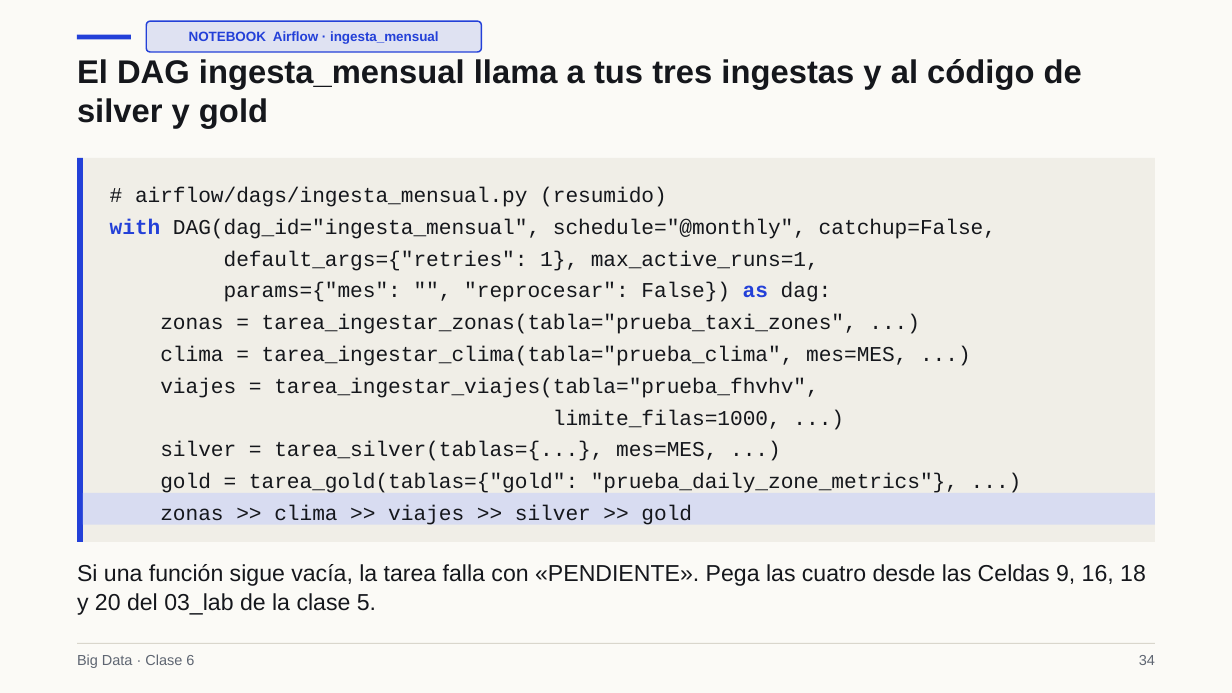
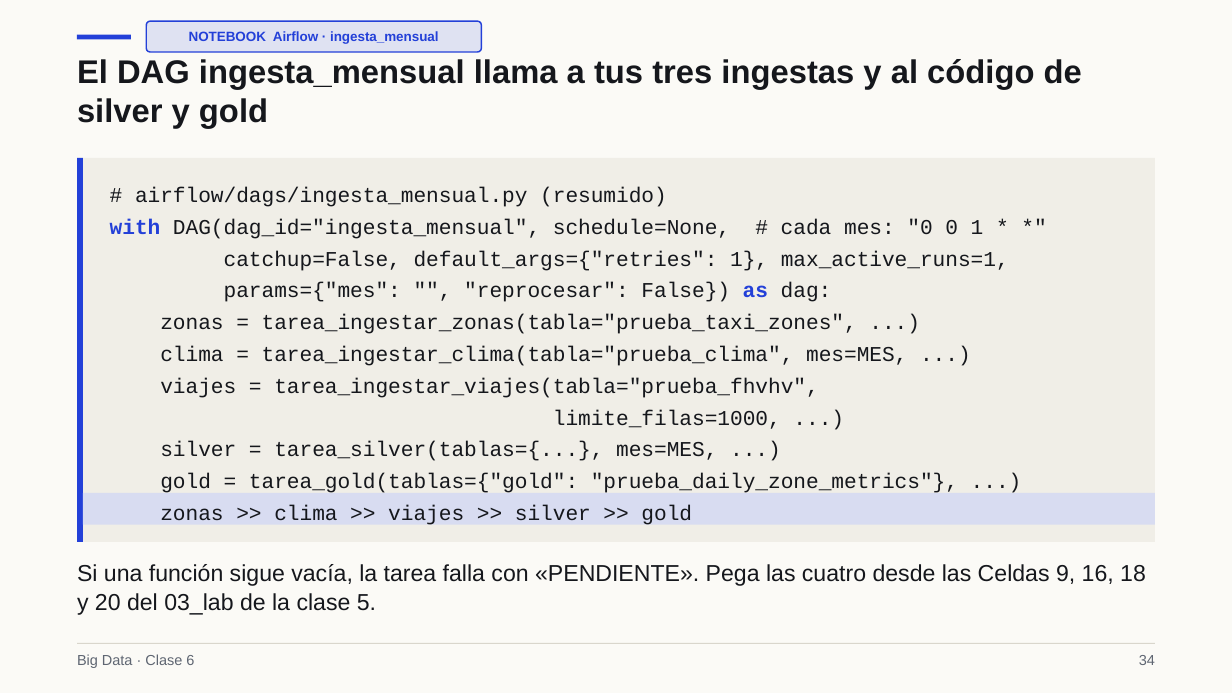
Before and after one commit to Apaezc/bigdata-udem-2026, a slide deck: slide 34 of curso/clase06/deck/slides.pptx. Drawn at 1232x693 pixels with LibreOffice and Linux fonts; fonts in the diff are those of the drawing. Boxes give left, top, right and bottom in pixels: in the first picture for what was removed or moved away, otherwise in the second. Text is boxed around its words. In the diff, an @@ line names an element or a change of style, - is before the commit and + after.

```diff
--- a/curso/clase06/deck/slides.pptx
+++ b/curso/clase06/deck/slides.pptx
@@ text at (110, 219, 1009, 271): text changed @@
-with DAG(dag_id="ingesta_mensual", schedule="@monthly", catchup=False,
-default_args={"retries": 1}, max_active_runs=1,
+with DAG(dag_id="ingesta_mensual", schedule=None, # cada mes: "0 0 1 * *"
+catchup=False, default_args={"retries": 1}, max_active_runs=1,
```
Also in this commit, not shown: 1 other file.
